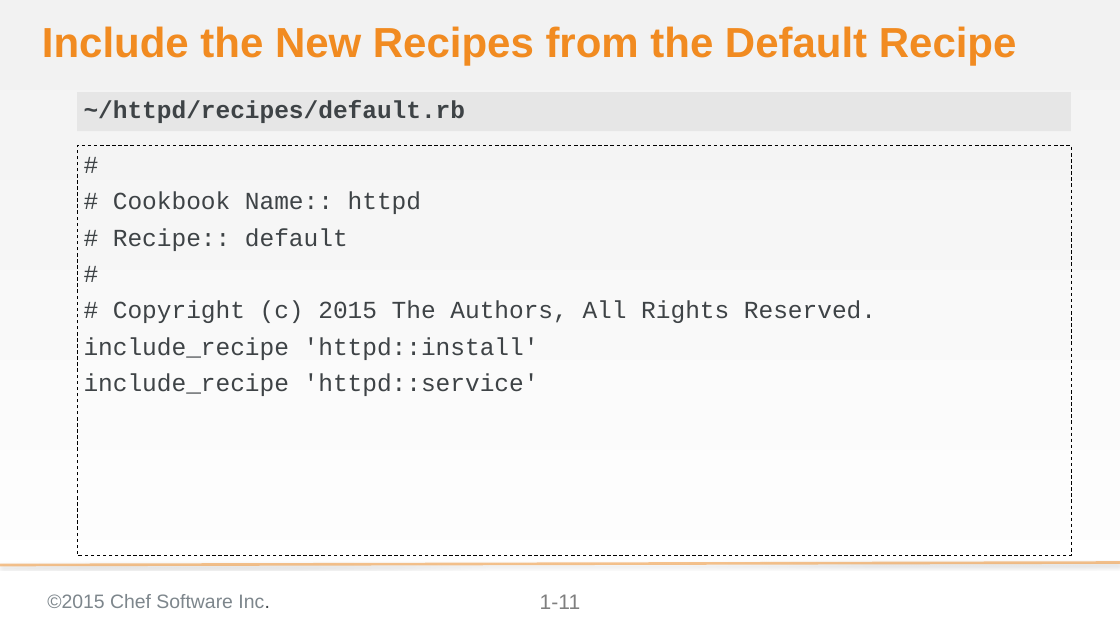
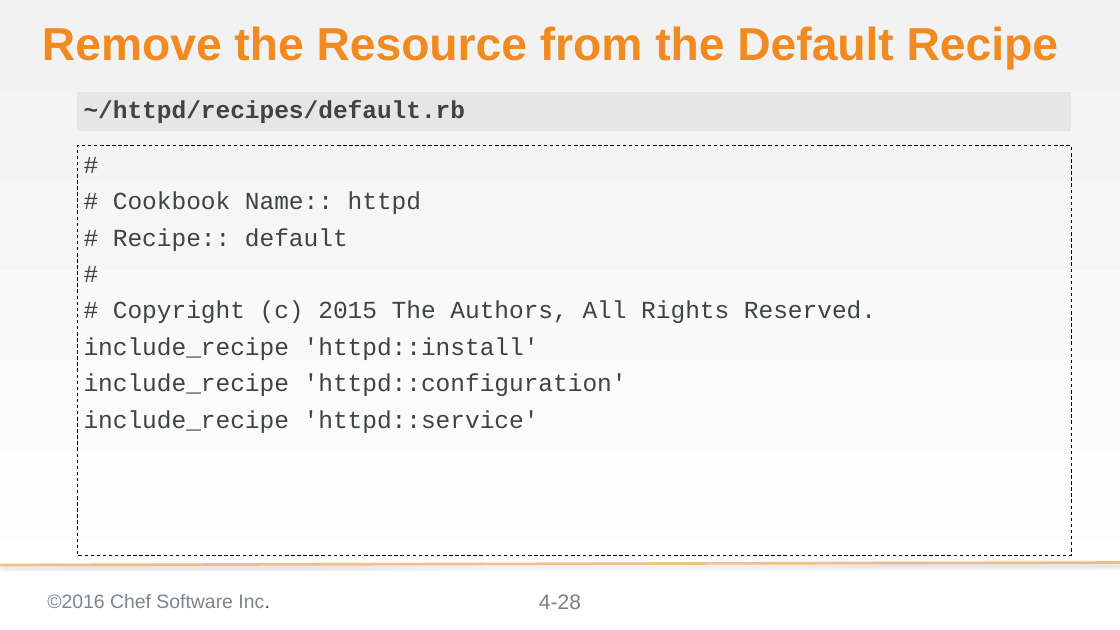
Before and after one commit to chef-training/test_driven_cookbook_development, a slide deck: slide 28 of 04-refactoring_cookbooks_with_tests.pptx (slide 11 before the commit). Drawn at 1120x630 pixels with LibreOffice and Linux fonts; fonts in the diff are those of the drawing; background and template pictures are left out. Boxes give left, top, right and bottom in pixels: in the first picture for what was removed or moved away, otherwise in the second. Text is boxed around its words. In the diff, an @@ line names an element or a change of style, - is before the commit and + after.

```diff
--- a/04-refactoring_cookbooks_with_tests.pptx
+++ b/04-refactoring_cookbooks_with_tests.pptx
@@ title at [42, 26, 1058, 70]: text changed; size 48 to 52.8 pt @@
-Include the New Recipes from the Default Recipe
+Remove the Resource from the Default Recipe
@@ text at [84, 373, 627, 396]: paragraph added @@
+include_recipe 'httpd::configuration'
@@ text at [47, 594, 270, 608]: text changed @@
-©2015 Chef Software Inc.
+©2016 Chef Software Inc.
@@ page number at [539, 594, 581, 609]: text changed @@
-1-11
+4-28
```
Also in this commit, not shown: 26 other slides changed, 20 slides added, 1 slide removed.
